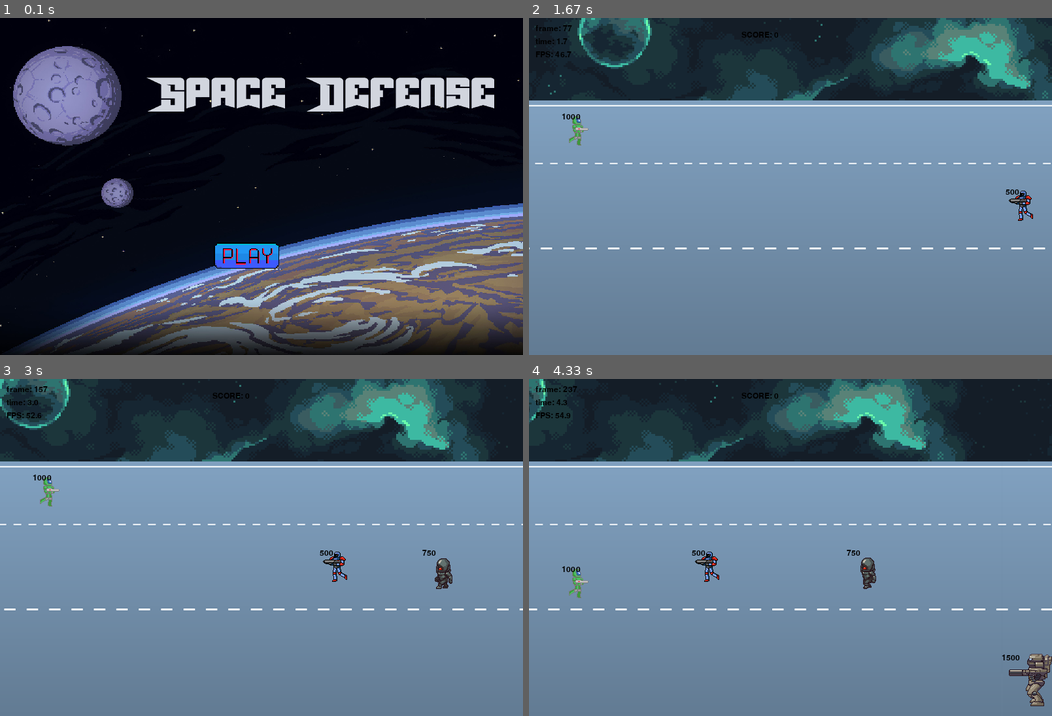
Above: before the commit, frames 1-4 (two rows, left to right).
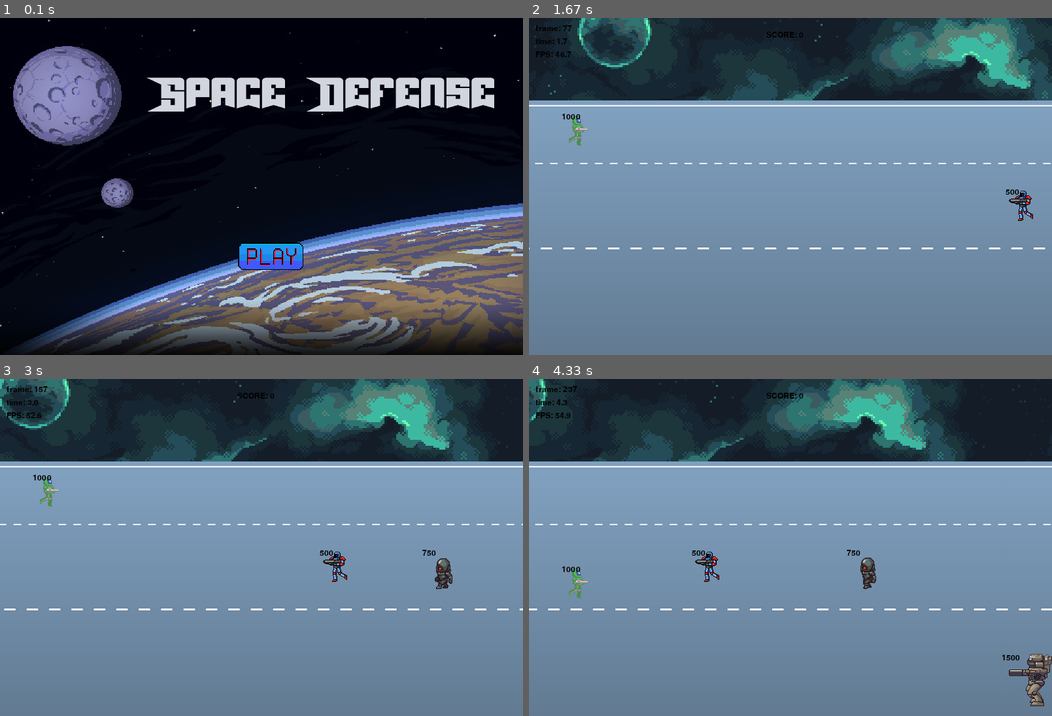
Above: after the commit, the same moments.

Repository: Akoo510/oc20
Game: pygame game, started from game/Jeux.py
The game is run twice, just before and just after one commit, with the same random seed, the same clock (stepped at 60 frames per second) and the same inputs.
Inputs (mouse positions are in pixels of both pictures, inside the frame that each line leads up to):
- Up to frame 1 (0.1 s): no input
- Up to frame 2 (1.67 s): click (800, 257) at 0.38 s; hold Up 0.67-1.13 s; hold Down 1.17-1.47 s; hold Up from 1.5 s (still down)
- Up to frame 3 (3 s): release Up at 1.87 s; hold Down 1.9-2.27 s; hold Up 2.3-2.6 s; hold Down 2.63-2.93 s; hold Up from 2.97 s (still down)
- Up to frame 4 (4.33 s): release Up at 3.33 s; hold Down 3.37-3.73 s; hold Up 3.77-4.07 s; hold Down from 4.1 s (still down)

The runs differ from the first frame. In frame 1, 1.0% of the frame differs, in the area x 40-58%, y 66-75%; in frame 2, less than 0.1%; in frame 3, less than 0.1%; in frame 4, 0.1%.

Commit message:
Update code

Diff:
--- a/game/Jeux.py
+++ b/game/Jeux.py
@@ -244,13 +244,13 @@
         self.banner_rect.y = 0
         #button play
         self.play_button = pygame.image.load('play_button.png')
-        self.play_button = pygame.transform.scale(self.play_button, (100, 40))
+        self.play_button = pygame.transform.scale(self.play_button, (int(Game.W/8), int(Game.H/12)))
         self.play_button_rect = self.play_button.get_rect()
-        self.play_button_rect.x = self.screen.get_width() / 2.45
+        self.play_button_rect.x = self.screen.get_width() / 2.2
         self.play_button_rect.y = self.screen.get_height() / 1.5
         #gameover
         self.gameover = pygame.image.load('Game_over.png')
-        self.gameover = pygame.transform.scale(self.gameover, (700, 550))
+        self.gameover = pygame.transform.scale(self.gameover, (Game.W, Game.H))
         self.gameover_rect = self.gameover.get_rect()
         self.gameover_rect.x = 0
         self.gameover_rect.y = 0
@@ -274,12 +274,12 @@
         self.label_frame = Text('frame', pos=(10,10))
         self.label_time = Text('time', pos=(10, 30))
         self.label_FPS = Text('FPS', pos=(10, 50))
-        self.label_score = Text('SCORE', pos=(325, 20))
-        self.label_final_score = Text('FINAL SCORE', pos=(300, 300))
-        self.label_quote1 = Text('WAKE UP !', pos=(315, 500))
-        self.label_quote2 = Text('NICE TRY !', pos=(325, 500))
-        self.label_quote3 = Text('WHAT A PERFORMANCE !', pos=(285, 500))
-        self.label_quote4 = Text('YOU\'RE A MONSTER !', pos=(295, 500))
+        self.label_score = Text('SCORE', pos=(int(Game.W/2.2), 20))
+        self.label_final_score = Text('FINAL SCORE', pos=(int(Game.W/2.2), 300))
+        self.label_quote1 = Text('WAKE UP !', pos=(int(Game.W/2.1), Game.H-50))
+        self.label_quote2 = Text('NICE TRY !', pos=(int(Game.W/2.1), Game.H-50))
+        self.label_quote3 = Text('WHAT A PERFORMANCE !', pos=(int(Game.W/2.3),Game.H-50))
+        self.label_quote4 = Text('YOU\'RE A MONSTER !', pos=(int(Game.W/2.2), Game.H-50))
 
         self.t0 = time.time()
 
